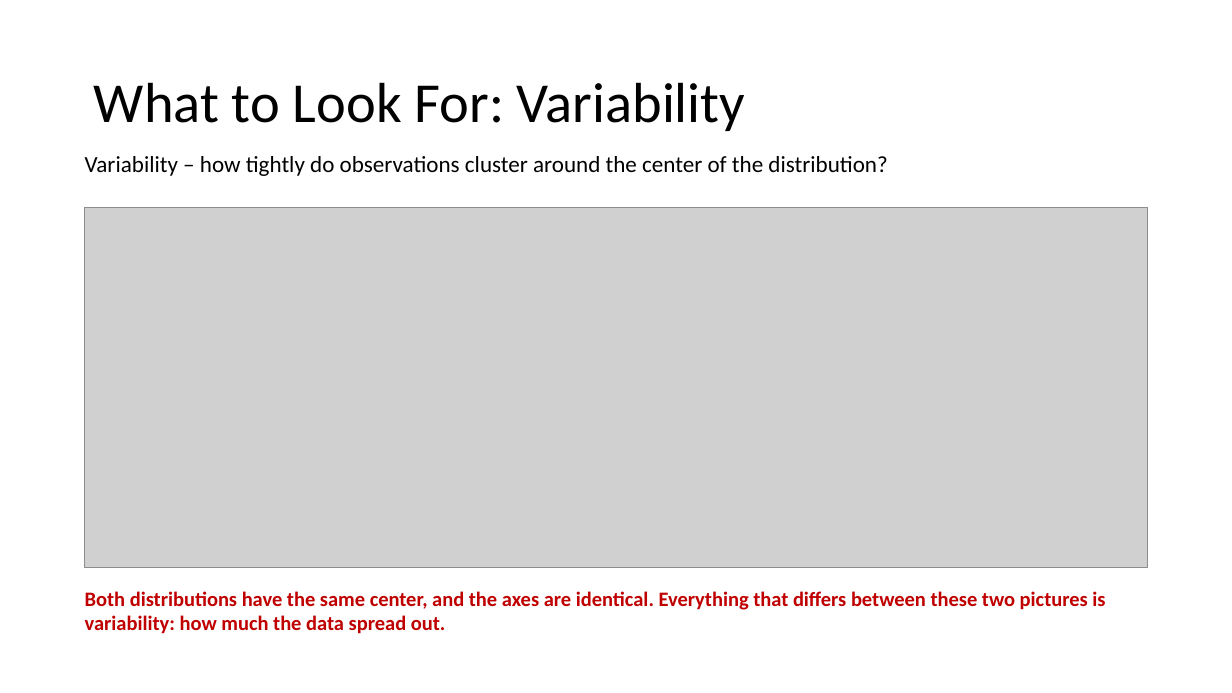
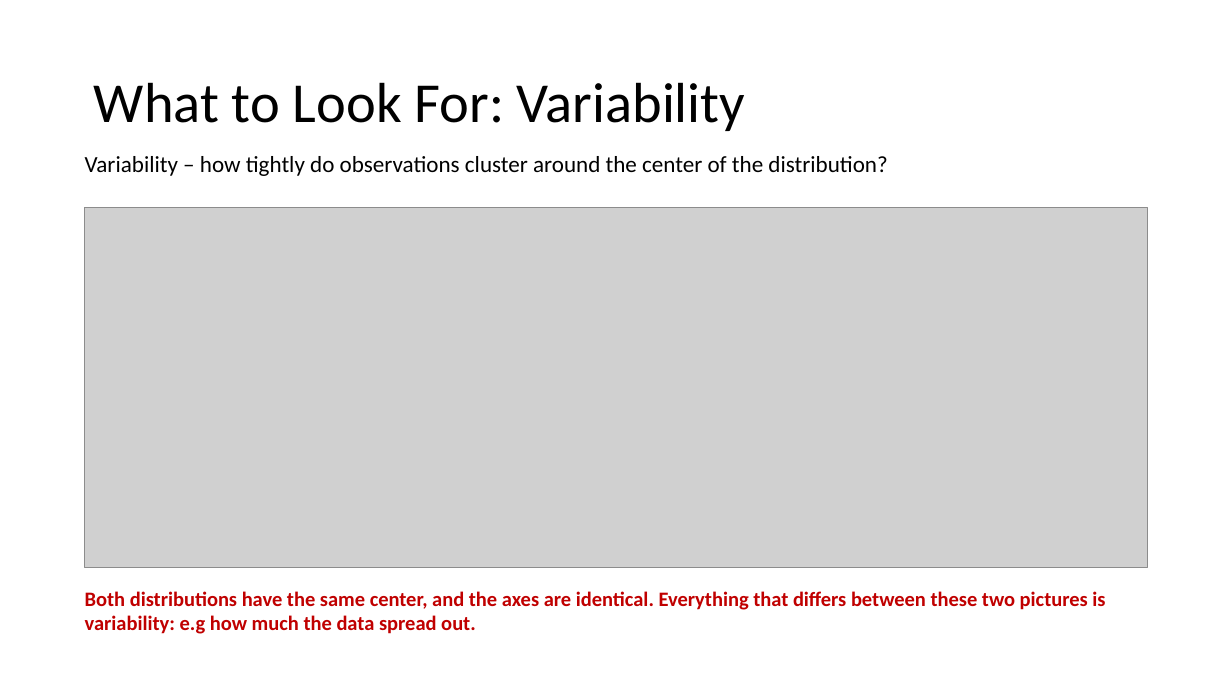
Before and after one commit to Jarred6068/Kvamme_UI_STAT251, a slide deck: slide 9 of docs/lecture_slides/Week 2/Week2_Lecture3_Slides_1_19_2024.pptx. Drawn at 1232x693 pixels with LibreOffice and Linux fonts; fonts in the diff are those of the drawing; grey boxes stand for pictures. Boxes give left, top, right and bottom in pixels: in the first picture for what was removed or moved away, otherwise in the second. Text is boxed around its words. In the diff, an @@ line names an element or a change of style, - is before the commit and + after.

```diff
--- a/docs/lecture_slides/Week 2/Week2_Lecture3_Slides_1_19_2024.pptx
+++ b/docs/lecture_slides/Week 2/Week2_Lecture3_Slides_1_19_2024.pptx
@@ text at [85, 591, 1105, 634]: text changed @@
-Both distributions have the same center, and the axes are identical. Everything that differs between these two pictures is variability: how much the data spread out.
+Both distributions have the same center, and the axes are identical. Everything that differs between these two pictures is variability: e.g how much the data spread out.
```
Also in this commit, not shown: 5 other slides changed, 13 other files.
